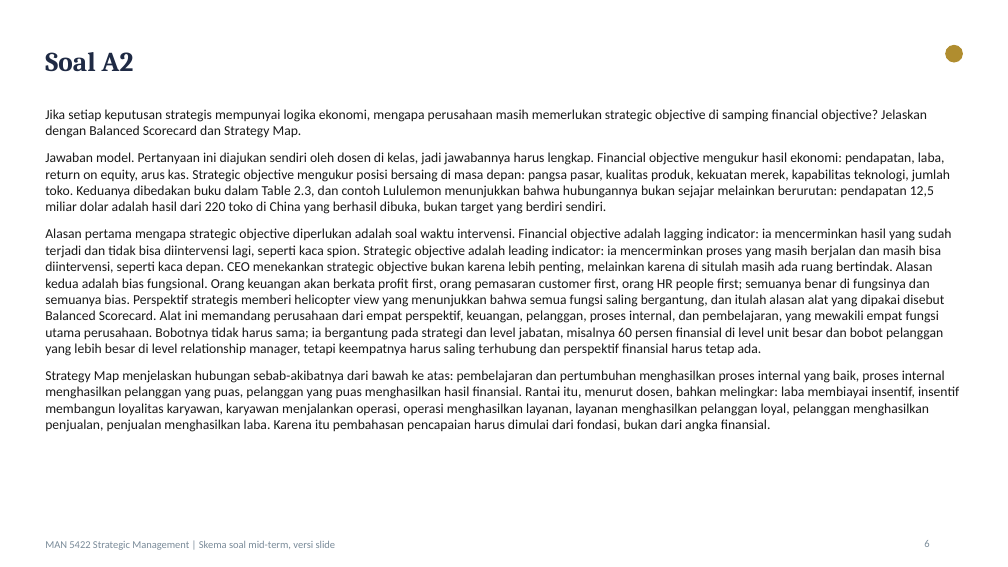
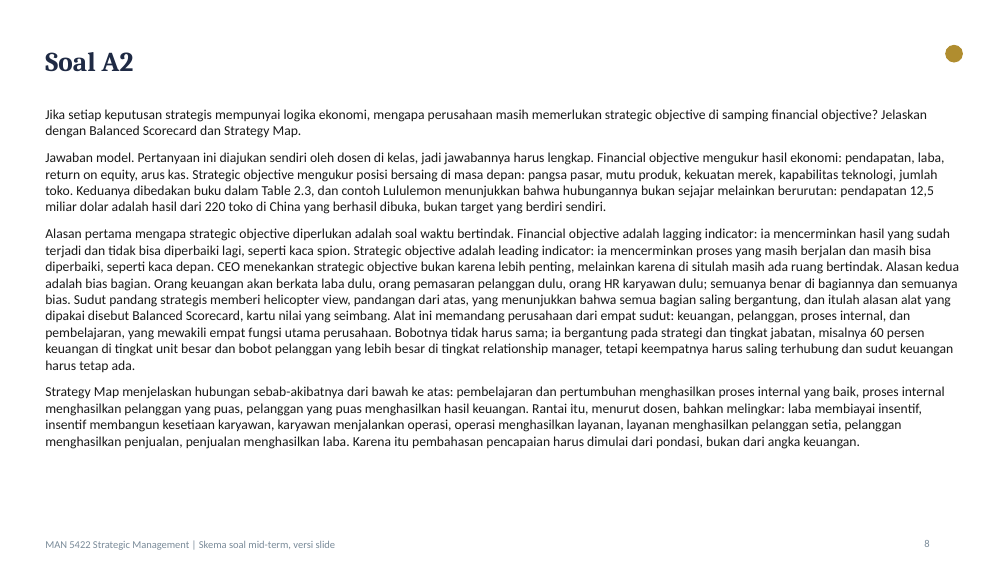
Before and after one commit to aslihabnuri/Dom-Manipulation, a slide deck: slide 8 of Materi_SM_MidTerm/Skema_Soal_dan_Jawaban_Model_MidTerm.pptx (slide 6 before the commit). Drawn at 1008x567 pixels with LibreOffice and Linux fonts; fonts in the diff are those of the drawing. Boxes give left, top, right and bottom in pixels: in the first picture for what was removed or moved away, otherwise in the second. Text is boxed around its words. In the diff, an @@ line names an element or a change of style, - is before the commit and + after.

```diff
--- a/Materi_SM_MidTerm/Skema_Soal_dan_Jawaban_Model_MidTerm.pptx
+++ b/Materi_SM_MidTerm/Skema_Soal_dan_Jawaban_Model_MidTerm.pptx
@@ text at <box>45,152,959,449</box>: text changed @@
-Jawaban model. Pertanyaan ini diajukan sendiri oleh dosen di kelas, jadi jawabannya harus lengkap. Financial objective mengukur hasil ekonomi: pendapatan, laba, return on equity, arus kas. Strategic objective mengukur posisi bersaing di masa depan: pangsa pasar, kualitas produk, kekuatan merek, kapabilitas teknologi, jumlah toko. Keduanya dibedakan buku dalam Table 2.3, dan contoh Lululemon menunjukkan bahwa hubungannya bukan sejajar melainkan berurutan: pendapatan 12,5 miliar dolar adalah hasil dari 220 toko di China yang berhasil dibuka, bukan target yang berdiri sendiri.
-Alasan pertama mengapa strategic objective diperlukan adalah soal waktu intervensi. Financial objective adalah lagging indicator: ia mencerminkan hasil yang sudah terjadi dan tidak bisa diintervensi lagi, seperti kaca spion. Strategic objective adalah leading indicator: ia mencerminkan proses yang masih berjalan dan masih bisa diintervensi, seperti kaca depan. CEO menekankan strategic objective bukan karena lebih penting, melainkan karena di situlah masih ada ruang bertindak. Alasan kedua adalah bias fungsional. Orang keuangan akan berkata profit first, orang pemasaran customer first, orang HR people first; semuanya benar di fungsinya dan semuanya bias. Perspektif strategis memberi helicopter view yang menunjukkan bahwa semua fungsi saling bergantung, dan itulah alasan alat yang dipakai disebut Balanced Scorecard. Alat ini memandang perusahaan dari empat perspektif, keuangan, pelanggan, proses internal, dan pembelajaran, yang mewakili empat fungsi utama perusahaan. Bobotnya tidak harus sama; ia bergantung pada strategi dan level jabatan, misalnya 60 persen finansial di level unit besar dan bobot pelanggan yang lebih besar di level relationship manager, tetapi keempatnya harus saling terhubung dan perspektif finansial harus tetap ada.
-Strategy Map menjelaskan hubungan sebab-akibatnya dari bawah ke atas: pembelajaran dan pertumbuhan menghasilkan proses internal yang baik, proses internal menghasilkan pelanggan yang puas, pelanggan yang puas menghasilkan hasil finansial. Rantai itu, menurut dosen, bahkan melingkar: laba membiayai insentif, insentif membangun loyalitas karyawan, karyawan menjalankan operasi, operasi menghasilkan layanan, layanan menghasilkan pelanggan loyal, pelanggan menghasilkan penjualan, penjualan menghasilkan laba. Karena itu pembahasan pencapaian harus dimulai dari fondasi, bukan dari angka finansial.
+Jawaban model. Pertanyaan ini diajukan sendiri oleh dosen di kelas, jadi jawabannya harus lengkap. Financial objective mengukur hasil ekonomi: pendapatan, laba, return on equity, arus kas. Strategic objective mengukur posisi bersaing di masa depan: pangsa pasar, mutu produk, kekuatan merek, kapabilitas teknologi, jumlah toko. Keduanya dibedakan buku dalam Table 2.3, dan contoh Lululemon menunjukkan bahwa hubungannya bukan sejajar melainkan berurutan: pendapatan 12,5 miliar dolar adalah hasil dari 220 toko di China yang berhasil dibuka, bukan target yang berdiri sendiri.
+Alasan pertama mengapa strategic objective diperlukan adalah soal waktu bertindak. Financial objective adalah lagging indicator: ia mencerminkan hasil yang sudah terjadi dan tidak bisa diperbaiki lagi, seperti kaca spion. Strategic objective adalah leading indicator: ia mencerminkan proses yang masih berjalan dan masih bisa diperbaiki, seperti kaca depan. CEO menekankan strategic objective bukan karena lebih penting, melainkan karena di situlah masih ada ruang bertindak. Alasan kedua adalah bias bagian. Orang keuangan akan berkata laba dulu, orang pemasaran pelanggan dulu, orang HR karyawan dulu; semuanya benar di bagiannya dan semuanya bias. Sudut pandang strategis memberi helicopter view, pandangan dari atas, yang menunjukkan bahwa semua bagian saling bergantung, dan itulah alasan alat yang dipakai disebut Balanced Scorecard, kartu nilai yang seimbang. Alat ini memandang perusahaan dari empat sudut: keuangan, pelanggan, proses internal, dan pembelajaran, yang mewakili empat fungsi utama perusahaan. Bobotnya tidak harus sama; ia bergantung pada strategi dan tingkat jabatan, misalnya 60 persen keuangan di tingkat unit besar dan bobot pelanggan yang lebih besar di tingkat relationship manager, tetapi keempatnya harus saling terhubung dan sudut keuangan harus tetap ada.
+Strategy Map menjelaskan hubungan sebab-akibatnya dari bawah ke atas: pembelajaran dan pertumbuhan menghasilkan proses internal yang baik, proses internal menghasilkan pelanggan yang puas, pelanggan yang puas menghasilkan hasil keuangan. Rantai itu, menurut dosen, bahkan melingkar: laba membiayai insentif, insentif membangun kesetiaan karyawan, karyawan menjalankan operasi, operasi menghasilkan layanan, layanan menghasilkan pelanggan setia, pelanggan menghasilkan penjualan, penjualan menghasilkan laba. Karena itu pembahasan pencapaian harus dimulai dari pondasi, bukan dari angka keuangan.
```
Also in this commit, not shown: 21 other slides changed, 4 slides added, 5 other files.
